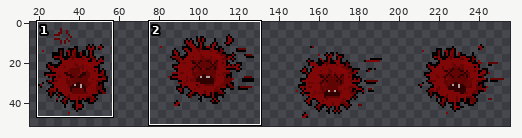
Pixel-art file -- Python_Module_8/Assets/SpriteSheets/Virus Game/Enemies/Virus_Red/virus1_red_ATTACK.aseprite. Above, an overview of the earlier version with the close-up marked.
Close-up. First the earlier version:
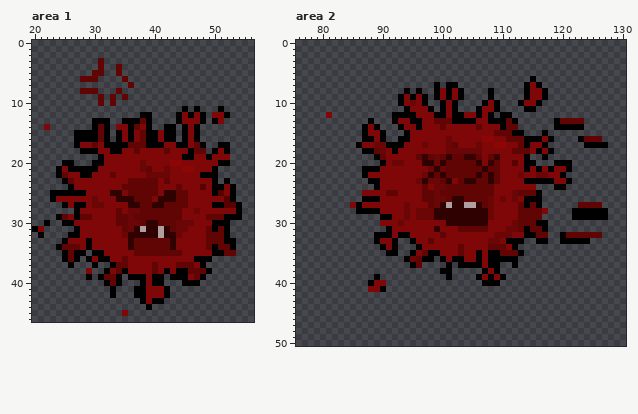
256x64 pixels, 1 frame. Colours within 5 levels of each other are drawn and written as one. Shown: area 1: x 20..56, y 0..46; area 2: x 76..130, y 0..50. The wide view leaves out empty margins. The commit also changed other parts of the picture, which this record leaves out.
And afterwards:
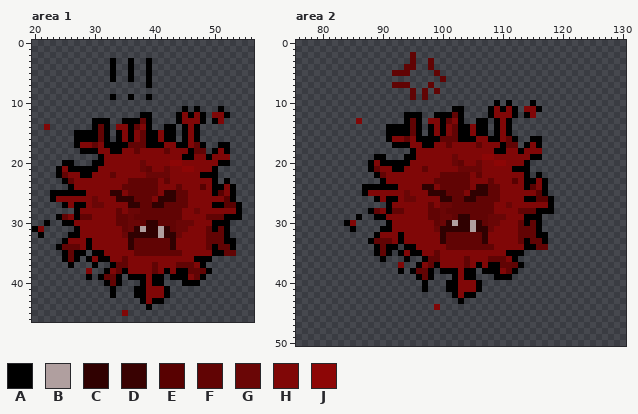
Palette (. is transparent): A #000000  B #b09f9f  C #300101  D #390202  E #580101  F #610404  G #6a0606  H #800707  J #8d0606
What changed:
Changed rows in their new state; - is an unchanged pixel.
Area 1, layer "Flattened":
first column x 28:
 3 ---.-A--A--A
 4 ---.-A.-A--A
 5 --..-A.-A--A
 6 ...--A-.A--A
 7 --------.--A
 8 ...---.-----
 9 ---.-A-.A--A
10 ---.-.------
Area 2, layer "Flattened":
first column x 81:
 2 --------------F--------------------------------
 3 --------------F--F-----------------------------
 4 -------------FF--F-----------------------------
 5 -----------FFF----F----------------------------
 6 -------------------F--------------.------------
 7 -----------FFF---F.-..-----------...-----------
 8 -------------.F.F-F....----.-----....----------
 9 ------------..F.F-.....----.-----....----------
10 ------------.....--...----..--A-..A.-----------
11 -------------.....-..-A--..AHAHA-HHA-----------
12 .----------..--A..--AF-....-HHHA-AH------------
13 -----H-.---..AF-.-HA-H-..AA.-HA.------.....----
14 ------...-AA-AF-.A-A-FAA-AA.AHA.------.....----
15 ------....AAA-FA.A-A-FAA-AA.AHA..---.----------
16 ------....AHHF-AAAAFFFAAA-HAA--A..--..----....-
17 -----......--A--AA--FH---F--HAFF.--A.------....
18 ------........A-----HHHHHH--AA-HAH-H..---------
19 ---------A...AAHHHHHHGHHHHJJH----HAA.----------
20 -------AH-AAAA--HHHHHG-HHG-HJJ-H--.---...------
21 ------.-F--AA---FHHHHHGGGGHHH--AA-.......------
22 ------..AF------HHHF----HFHHH---HA.A....-------
23 -------..A-----HHHF-FF-FHHHFH--E---H-....------
24 ------AA-AAA----CCHF----HCC-F----AEHA-..-------
25 ------A---HH-G--HCCC---HCCC-F--HHHHEA----------
26 ------..--AA-GG-HHHCCFFCC--FFH-H---EEA---------
27 ----......A--H----HGGFFFFF-F--G-HHHHHA----....-
28 -----..-F-AFFH-HHFFGFFFFFFFF-------AAA---......
29 -----A--A-H--H-HHFFGGF--FFF-GG--HAAA-----......
30 ---AH----.A-H-----FG-B--B-FGG--H-A--.----------
31 ----A----A--------GCCCCCBCCG--HH-F-A.----------
32 ---------HH--H-----CFFFFFFC-HHH-FFFAA--.......-
33 -------AFFFHAHH--H-CFFFFFFCHH-HHFAFF---.....---
34 --------AFA--AAH----FF-FFFF-HH-HHAAFF----------
35 --------AF-.AH-AHHF---H--H-HHHAA---------------
36 ---------A----..-FFH-HHF-H-FFFH----------------
37 ------------H-.AHFAHHHHFH----FFFA--------------
38 ------------A-AFFA---AHAA--A-HFA---------------
39 --------.------AFA--.AHAA...A-A----------------
40 -------...------A---AAHHHA...------------------
41 -------...------A---AAHHHA---------------------
42 ---------------------AHAA----------------------
43 ----------------------A------------------------
44 ------------------H----------------------------
Changed places in both close-ups, as pixel boxes (x1, y1, x2, y2):
changed: (80, 58, 152, 106)
changed: (344, 52, 608, 310)
erased: (326, 112, 332, 118)
